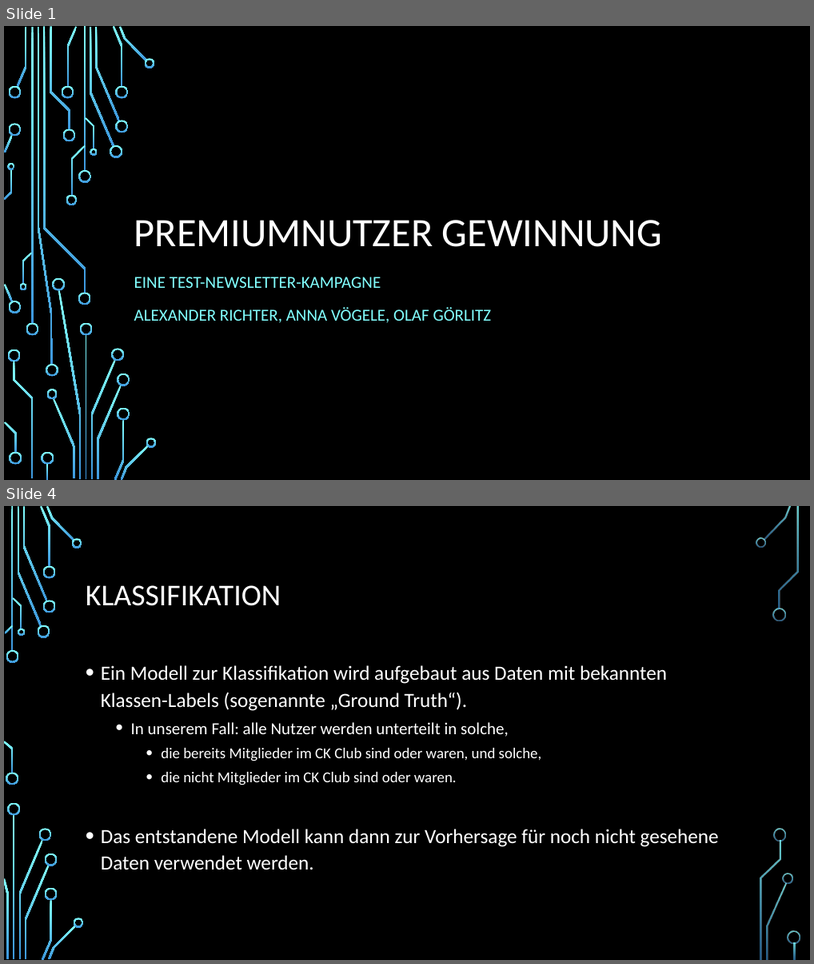
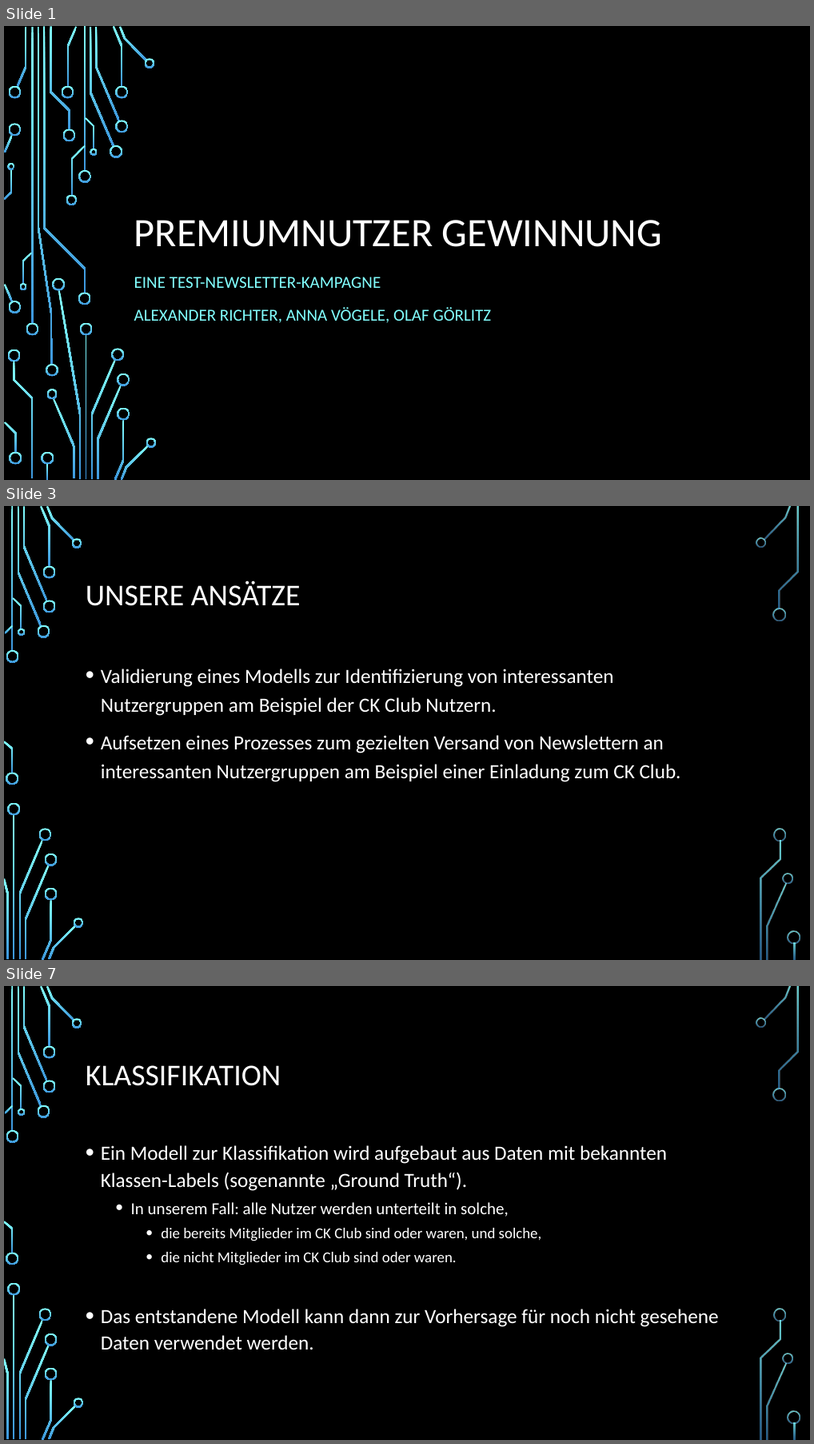
Before and after one commit to anamagvo/Premium-Newsletter-Experiment, a slide deck: Premiumnutzer-Mailing.pptx. Shown one above the other, each under a label of ours: slides 1 and 4 before the commit, slides 1, 3 and 7 after it; the slides between them are not shown. The pictures are 814x964 and 814x1444 pixels, drawn with LibreOffice and Linux fonts; fonts in the diff are those of the drawing; background and template pictures are left out. Boxes give left, top, right and bottom in pixels: in the first picture for what was removed or moved away, otherwise in the second. Text is boxed around its words. In the diff, an @@ line names an element or a change of style, - is before the commit and + after.

```diff
--- a/Premiumnutzer-Mailing.pptx
+++ b/Premiumnutzer-Mailing.pptx
@@ slide 3 added at <box>4,506,810,960</box>, background picture (left out); not listed: 36 template elements that a slide beside it also shows @@
@@ title added at <box>86,580,301,606</box>, 36 pt, text #FFFFFF @@
+UNSERE ANSÄTZE
@@ text added at <box>101,668,682,782</box>, 24 pt, text #FFFFFF @@
+• Validierung eines Modells zur Identifizierung von interessanten Nutzergruppen am Beispiel der CK Club Nutzern.
+• Aufsetzen eines Prozesses zum gezielten Versand von Newslettern an interessanten Nutzergruppen am Beispiel einer Einladung zum CK Club.
@@ what was slide 4 is now slide 7 @@
```
Also in this commit, not shown: 4 slides changed, 2 other slides added.
